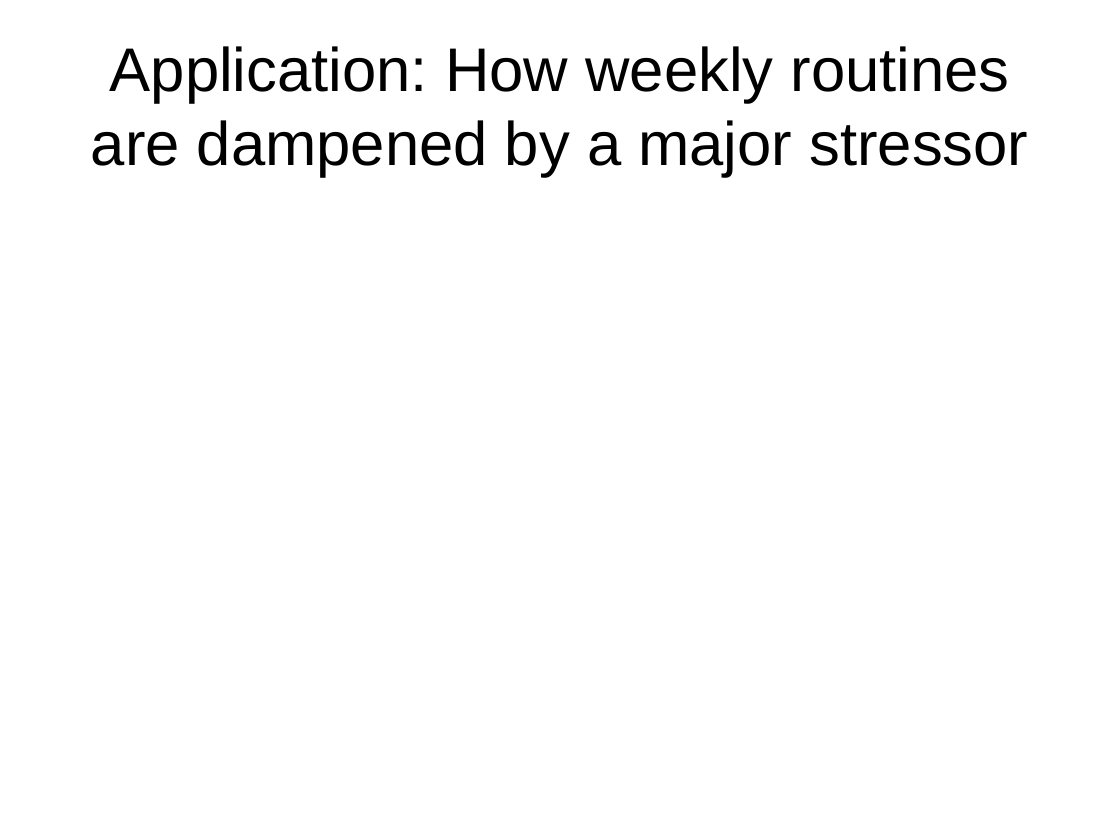
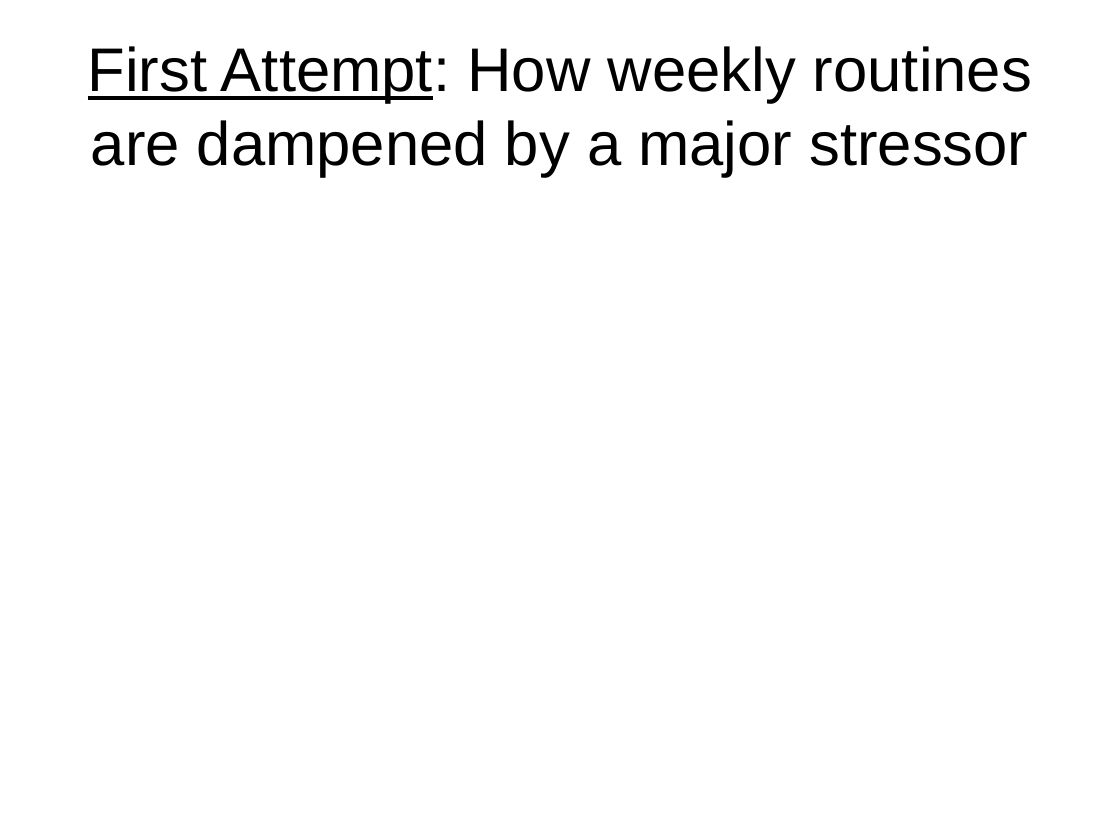
Before and after one commit to mayazrm/KZNB, a slide deck: slide 7 of DSM/Bolger_DSM_Report_from_the_Trenches_170614.pptx. Drawn at 1120x840 pixels with LibreOffice and Linux fonts; fonts in the diff are those of the drawing. Boxes give left, top, right and bottom in pixels: in the first picture for what was removed or moved away, otherwise in the second. Text is boxed around its words. In the diff, an @@ line names an element or a change of style, - is before the commit and + after.

```diff
--- a/DSM/Bolger_DSM_Report_from_the_Trenches_170614.pptx
+++ b/DSM/Bolger_DSM_Report_from_the_Trenches_170614.pptx
@@ title at bbox=[88, 46, 1032, 176]: text changed @@
-Application: How weekly routines are dampened by a major stressor
+First Attempt: How weekly routines are dampened by a major stressor
```
Also in this commit, not shown: 10 other slides changed, 4 slides added, 1 slide removed, 2 other files.
